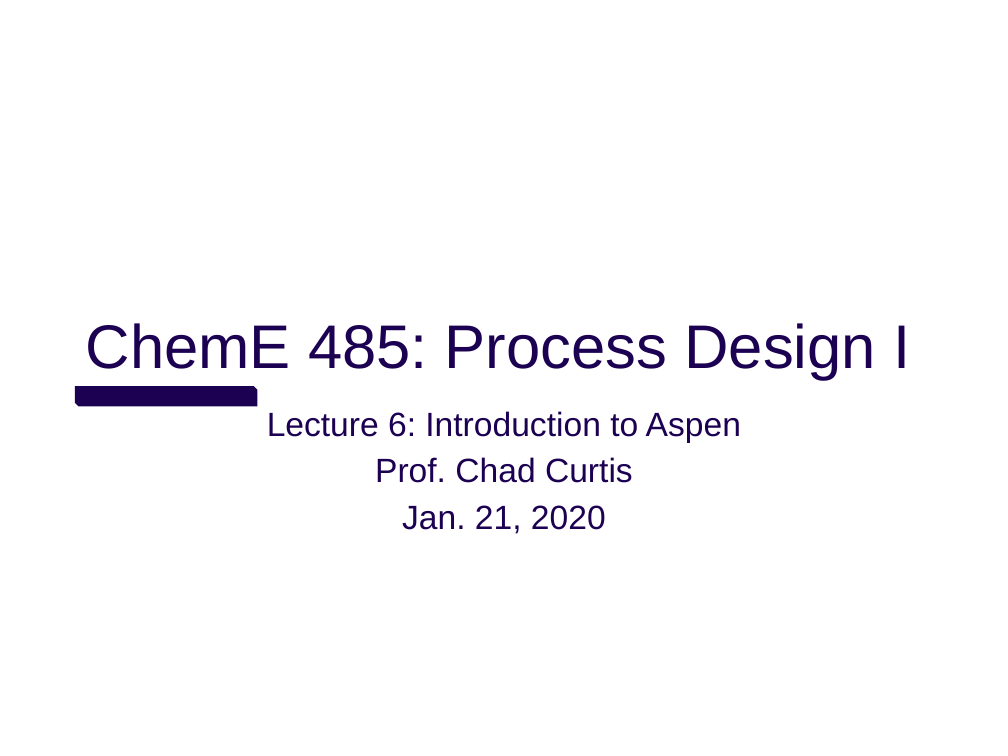
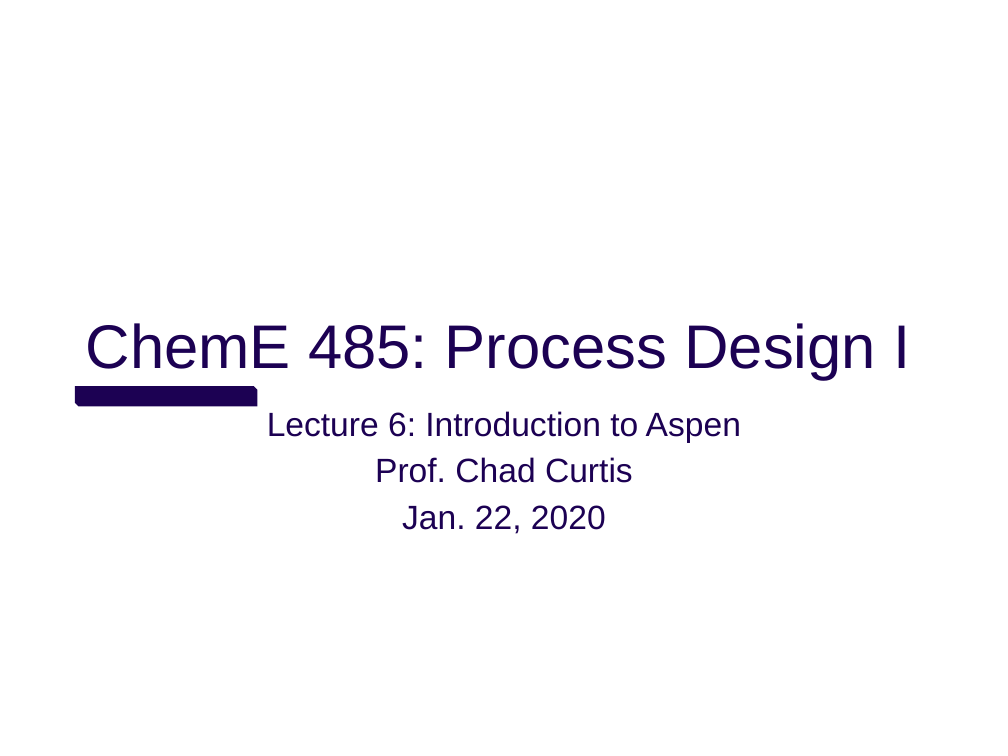
Before and after one commit to uw-cheme485/uw-cheme485.github.io, a slide deck: slide 1 of lectures/L6_Aspen.pptx. Drawn at 1008x756 pixels with LibreOffice and Linux fonts; fonts in the diff are those of the drawing; background and template pictures are left out. Boxes give left, top, right and bottom in pixels: in the first picture for what was removed or moved away, otherwise in the second. Text is boxed around its words. In the diff, an @@ line names an element or a change of style, - is before the commit and + after.

```diff
--- a/lectures/L6_Aspen.pptx
+++ b/lectures/L6_Aspen.pptx
@@ subtitle at (402, 505, 606, 534): text changed @@
-Jan. 21, 2020
+Jan. 22, 2020
```
Also in this commit, not shown: 1 other slide changed, 10 slides added, 1 slide removed, 3 other files.
